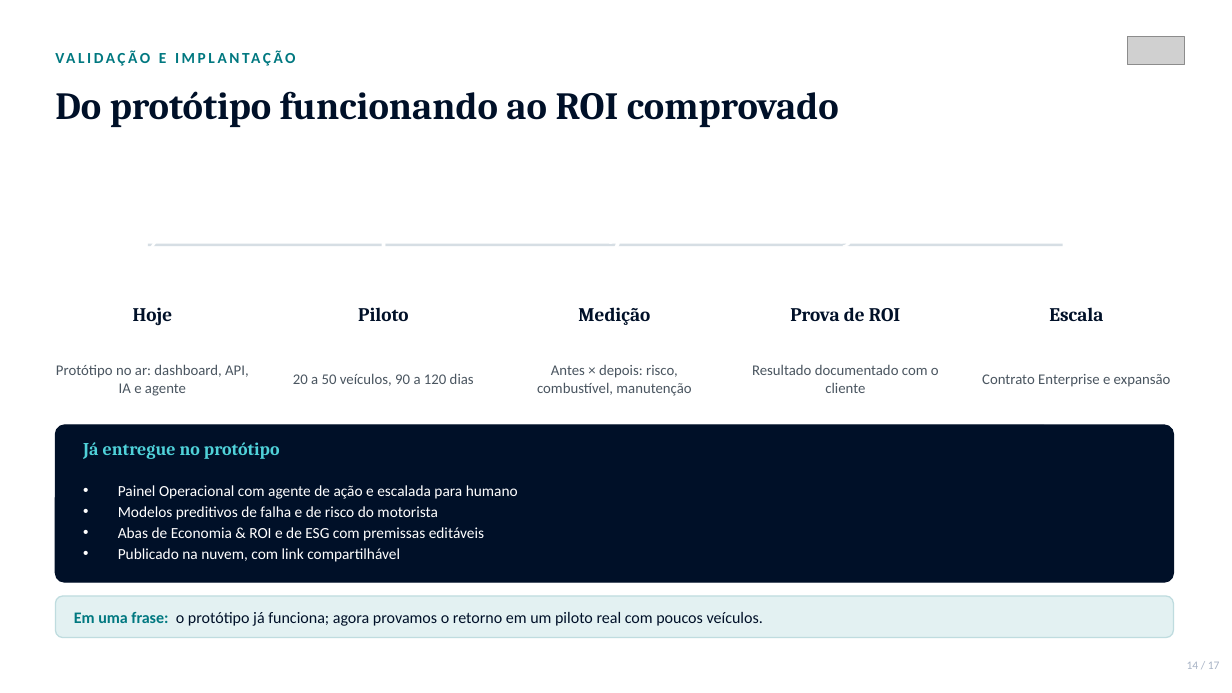
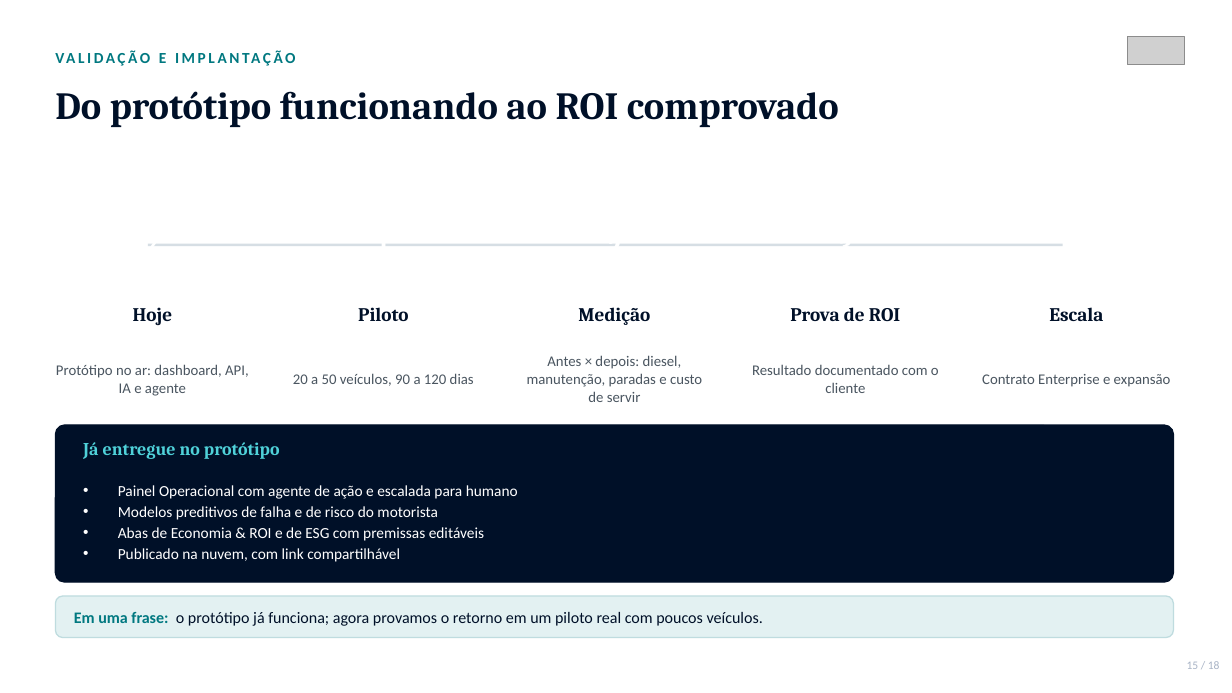
Before and after one commit to phdandrade-pixel/fleetmind-ai, a slide deck: slide 15 of pitch/FleetMind_AI_Apresentacao_Executiva.pptx (slide 14 before the commit). Drawn at 1232x693 pixels with LibreOffice and Linux fonts; fonts in the diff are those of the drawing; grey boxes stand for pictures. Boxes give left, top, right and bottom in pixels: in the first picture for what was removed or moved away, otherwise in the second. Text is boxed around its words. In the diff, an @@ line names an element or a change of style, - is before the commit and + after.

```diff
--- a/pitch/FleetMind_AI_Apresentacao_Executiva.pptx
+++ b/pitch/FleetMind_AI_Apresentacao_Executiva.pptx
@@ text at bbox=[527, 355, 702, 402]: text changed @@
-Antes × depois: risco, combustível, manutenção
+Antes × depois: diesel, manutenção, paradas e custo de servir
@@ text at bbox=[1187, 661, 1220, 669]: text changed @@
-14 / 17
+15 / 18
```
Also in this commit, not shown: 14 other slides changed, 3 slides added, 2 slides removed, 1 other file.
